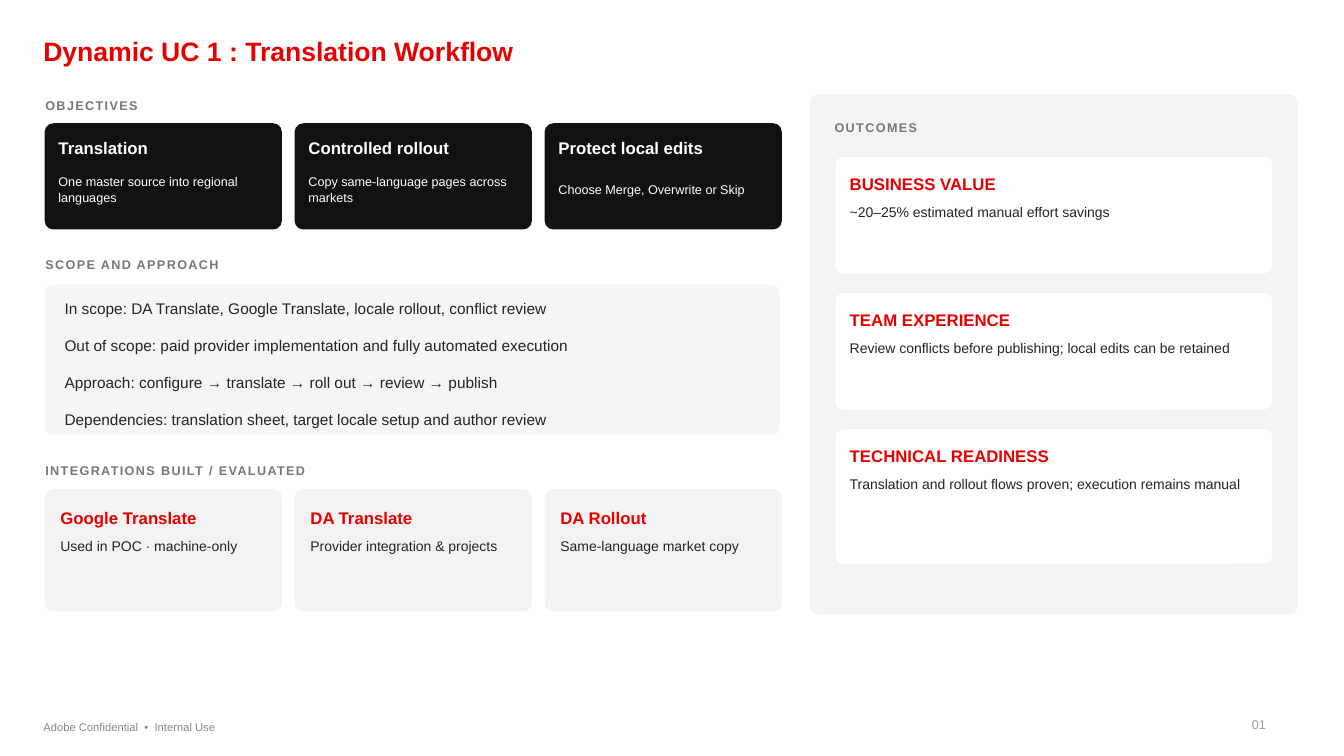
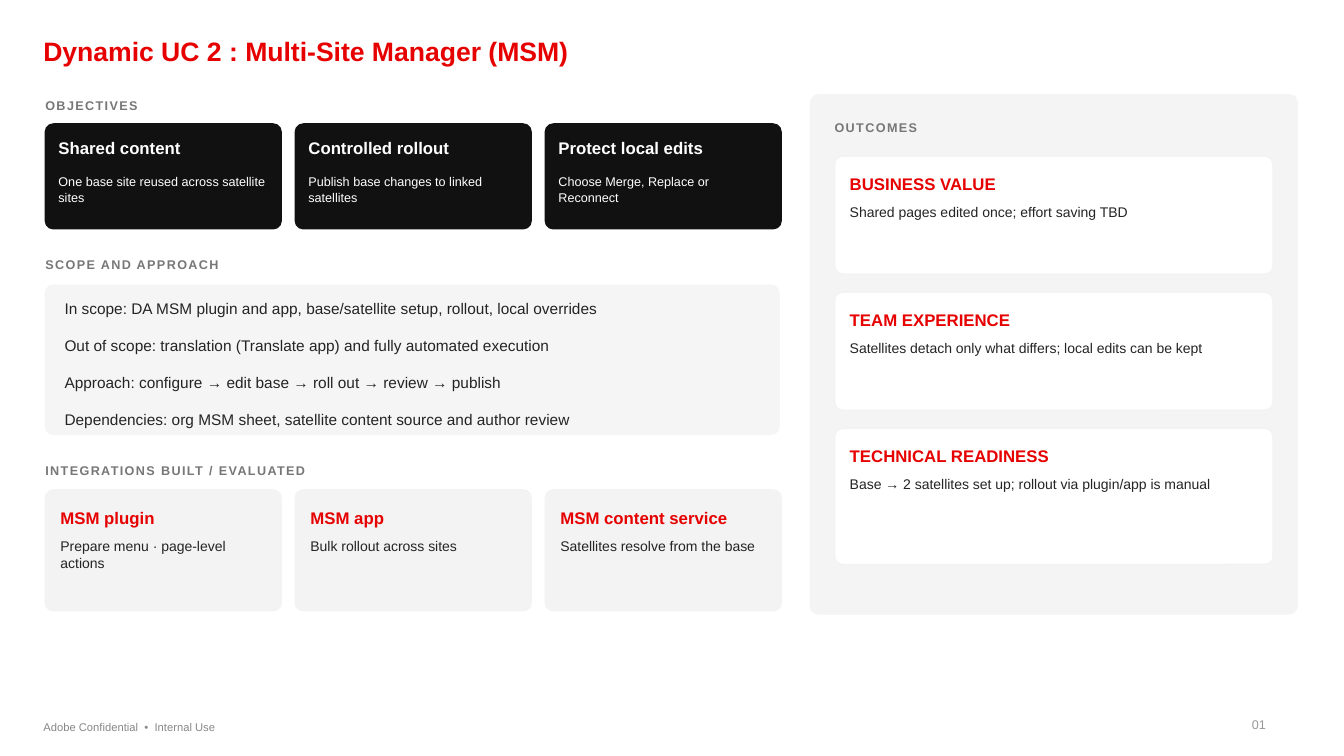
Before and after one commit to savitaagre/forms-poc-ue, a slide deck: slide 2 of docs/Final Deck Presentation.pptx. Drawn at 1344x756 pixels with LibreOffice and Linux fonts; fonts in the diff are those of the drawing. Boxes give left, top, right and bottom in pixels: in the first picture for what was removed or moved away, otherwise in the second. Text is boxed around its words. In the diff, an @@ line names an element or a change of style, - is before the commit and + after.

```diff
--- a/docs/Final Deck Presentation.pptx
+++ b/docs/Final Deck Presentation.pptx
@@ text at <box>43,41,568,66</box>: text changed @@
-Dynamic UC 1 : Translation Workflow
+Dynamic UC 2 : Multi-Site Manager (MSM)
@@ text at <box>58,142,181,154</box>: text changed @@
-Translation
+Shared content
@@ text at <box>58,177,265,202</box>: text changed @@
-One master source into regional languages
+One base site reused across satellite sites
@@ text at <box>308,177,482,202</box>: text changed @@
-Copy same-language pages across markets
+Publish base changes to linked satellites
@@ text at <box>558,177,709,202</box>: text changed @@
-Choose Merge, Overwrite or Skip
+Choose Merge, Replace or Reconnect
@@ text at <box>850,207,1128,220</box>: text changed @@
-~20–25% estimated manual effort savings
+Shared pages edited once; effort saving TBD
@@ text at <box>65,303,596,428</box>: text changed @@
-In scope: DA Translate, Google Translate, locale rollout, conflict review
-Out of scope: paid provider implementation and fully automated execution
-Approach: configure → translate → roll out → review → publish
-Dependencies: translation sheet, target locale setup and author review
+In scope: DA MSM plugin and app, base/satellite setup, rollout, local overrides
+Out of scope: translation (Translate app) and fully automated execution
+Approach: configure → edit base → roll out → review → publish
+Dependencies: org MSM sheet, satellite content source and author review
@@ text at <box>850,343,1202,356</box>: text changed @@
-Review conflicts before publishing; local edits can be retained
+Satellites detach only what differs; local edits can be kept
@@ text at <box>850,479,1210,492</box>: text changed @@
-Translation and rollout flows proven; execution remains manual
+Base → 2 satellites set up; rollout via plugin/app is manual
@@ text at <box>60,512,154,528</box>: text changed @@
-Google Translate
+MSM plugin
@@ text at <box>310,512,384,528</box>: text changed @@
-DA Translate
+MSM app
@@ text at <box>560,512,727,524</box>: text changed @@
-DA Rollout
+MSM content service
@@ text at <box>60,541,225,568</box>: text changed @@
-Used in POC · machine-only
+Prepare menu · page-level actions
@@ text at <box>310,541,457,551</box>: text changed @@
-Provider integration & projects
+Bulk rollout across sites
@@ text at <box>560,541,755,551</box>: text changed @@
-Same-language market copy
+Satellites resolve from the base
```
